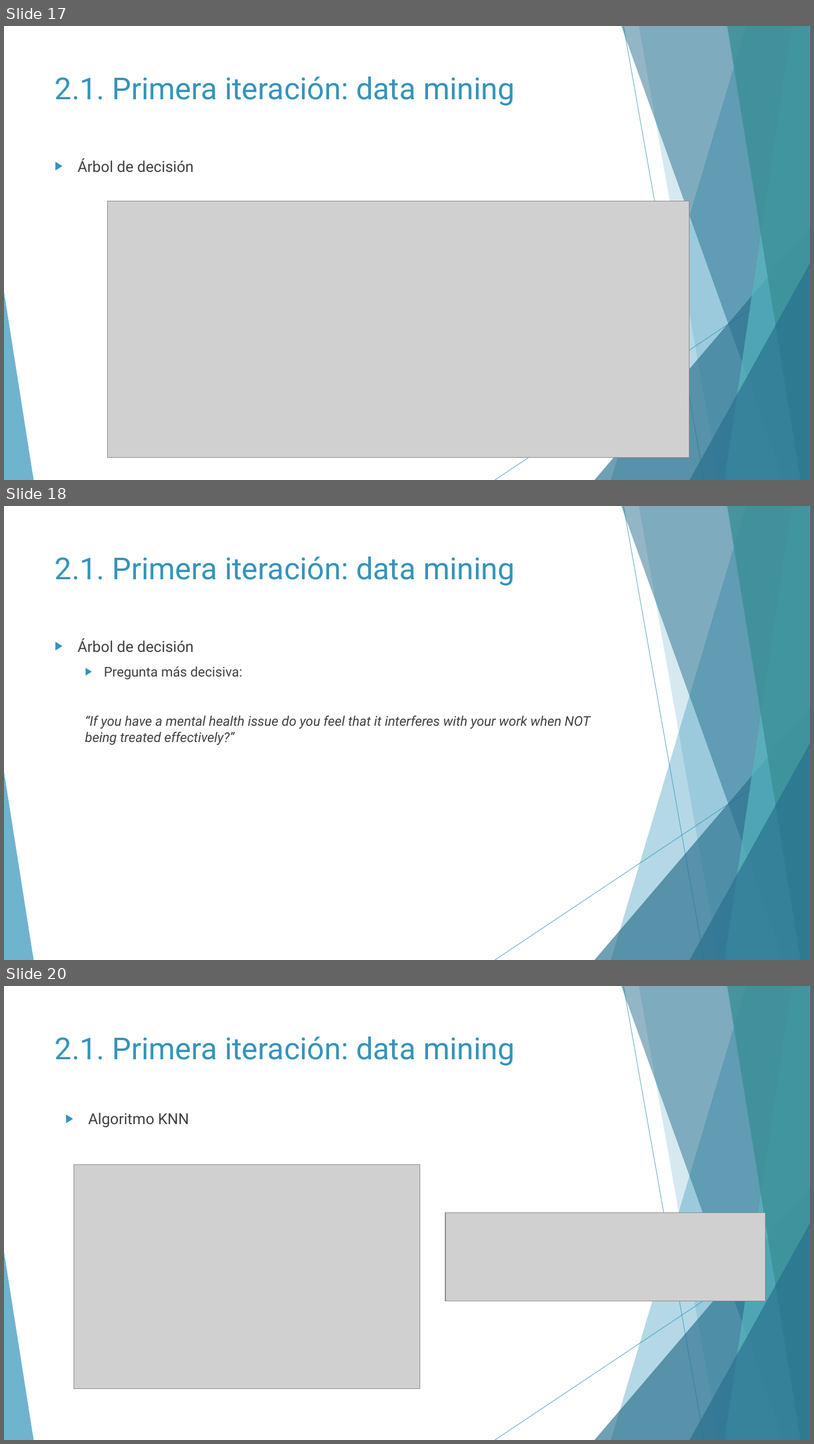
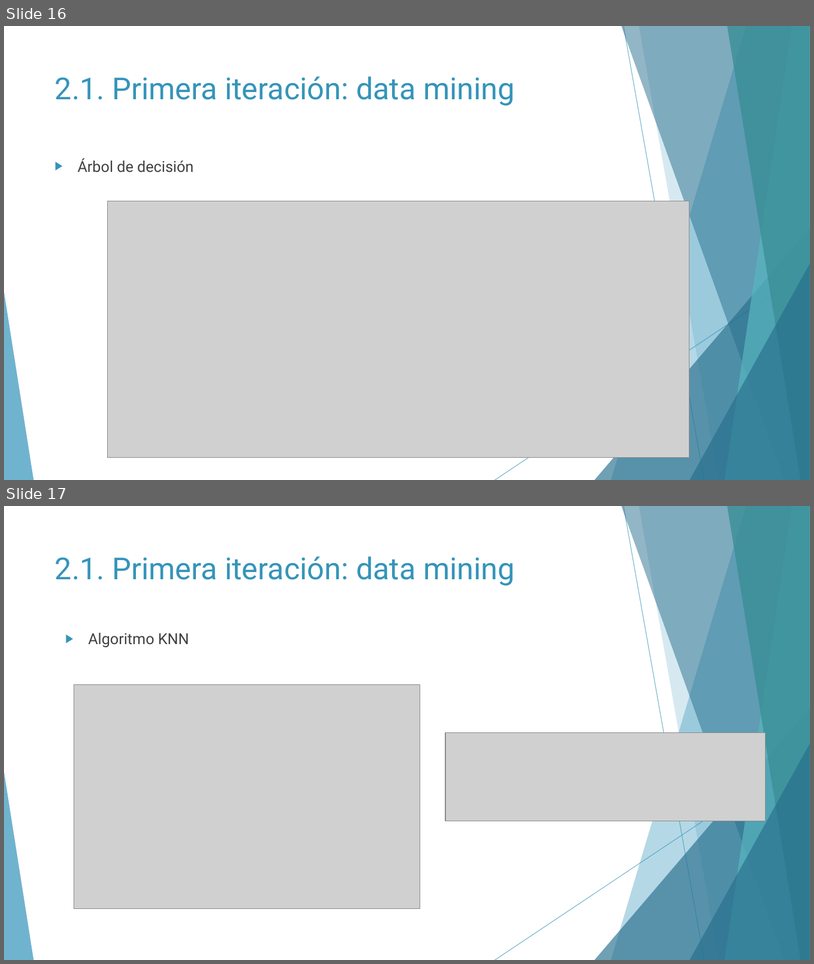
Before and after one commit to Geadalu/DataMiningHealth, a slide deck: Presentación DataMiningHealth.pptx. Shown one above the other, each under a label of ours: slides 17, 18 and 20 before the commit, slides 16 and 17 after it; the slides between them are not shown. The pictures are 814x1444 and 814x964 pixels, drawn with LibreOffice and Linux fonts; fonts in the diff are those of the drawing; grey boxes stand for pictures. Boxes give left, top, right and bottom in pixels: in the first picture for what was removed or moved away, otherwise in the second. Text is boxed around its words. In the diff, an @@ line names an element or a change of style, - is before the commit and + after.

```diff
--- a/Presentación DataMiningHealth.pptx
+++ b/Presentación DataMiningHealth.pptx
@@ slide 18 removed at <box>4,506,810,960</box>, background #FFFFFF; not listed: 10 template elements that a slide beside it also shows @@
@@ title removed at <box>55,556,515,586</box> @@
-2.1. Primera iteración: data mining
@@ text removed at <box>78,638,591,745</box> @@
-▶ Árbol de decisión
-  ▶ Pregunta más decisiva:
-  “If you have a mental health issue do you feel that it interferes with your work when NOT being treated effectively?”
@@ what was slide 17 is now slide 16 @@
@@ what was slide 20 is now slide 17 @@
```
Also in this commit, not shown: 4 slides changed, 1 slide added, 4 other slides removed, 3 other files.
